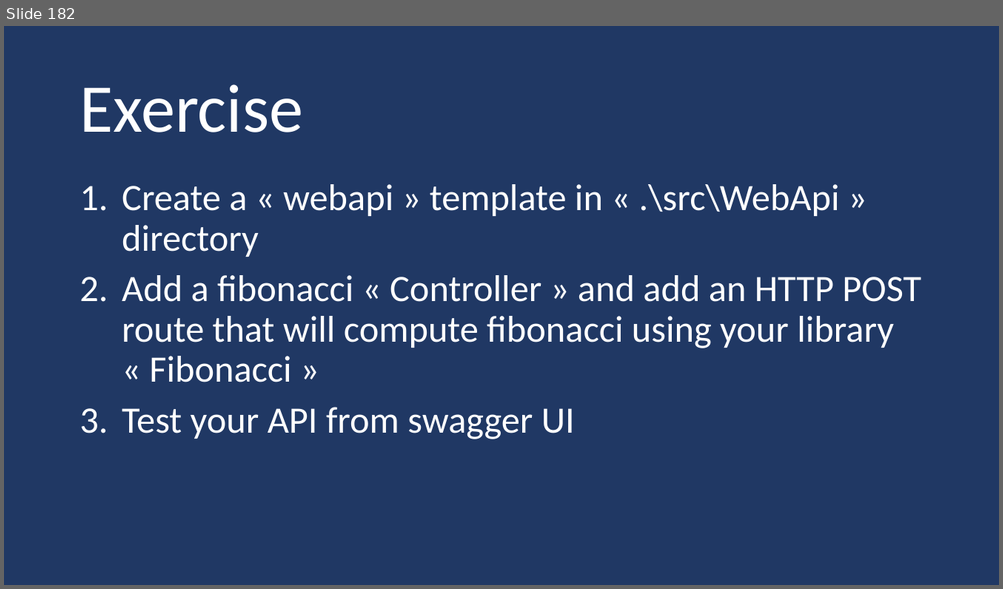
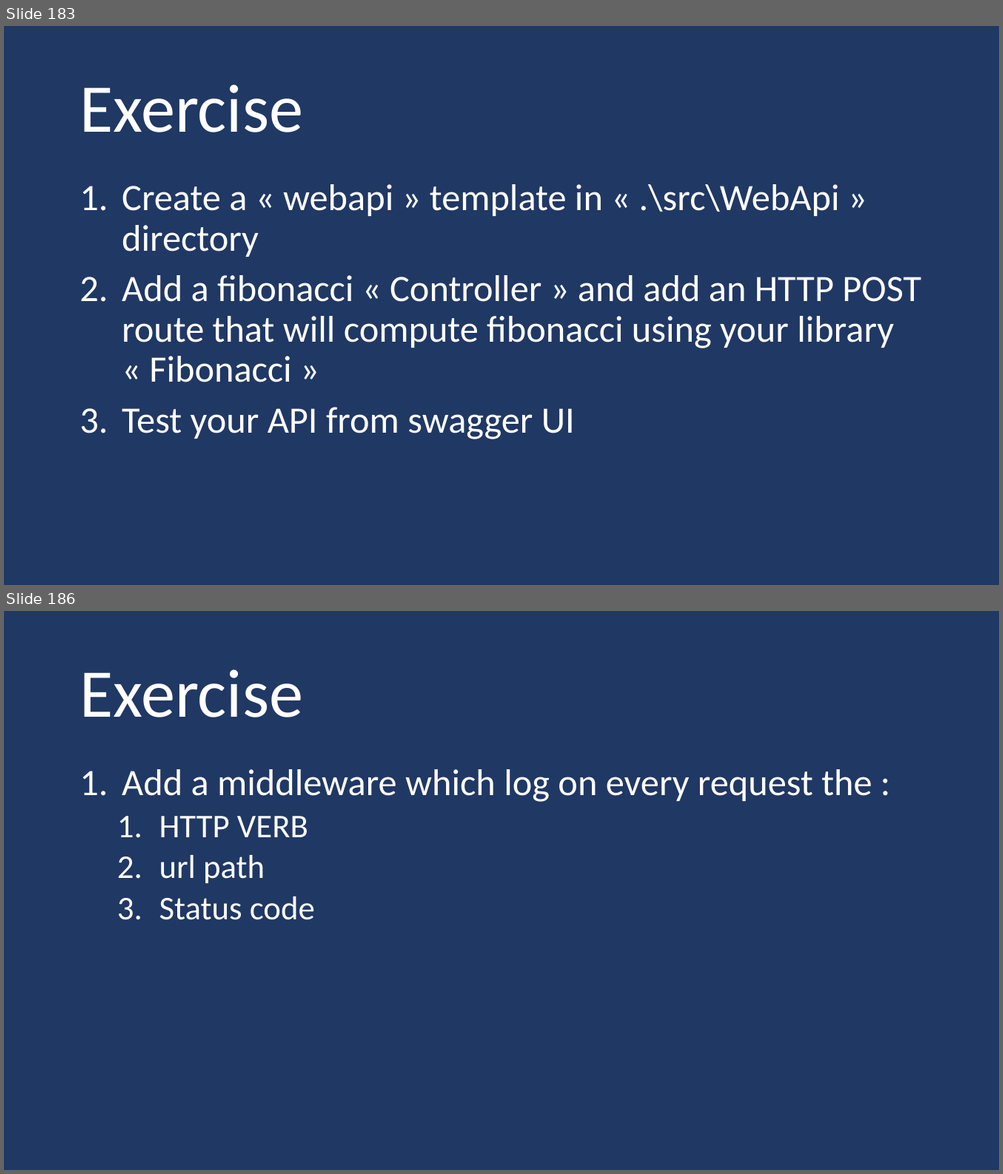
Before and after one commit to guillaume-chervet/course.dotnet, a slide deck: documentations/dotnet.pptx. Shown one above the other, each under a label of ours: slide 182 before the commit, slides 183 and 186 after it; the slides between them are not shown. The pictures are 1003x589 and 1003x1174 pixels, drawn with LibreOffice and Linux fonts; fonts in the diff are those of the drawing. Boxes give left, top, right and bottom in pixels: in the first picture for what was removed or moved away, otherwise in the second. Text is boxed around its words. In the diff, an @@ line names an element or a change of style, - is before the commit and + after.

```diff
--- a/documentations/dotnet.pptx
+++ b/documentations/dotnet.pptx
@@ slide 186 added at [4, 611, 999, 1170], background #203864 @@
@@ title added at [79, 669, 303, 718], 66 pt, text #FFFFFF @@
+Exercise
@@ text added at [122, 769, 871, 920], 36 pt, text #FFFFFF @@
+1. Add a middleware which log on every request the :
+  1. HTTP VERB
+  2. url path
+  3. Status code
@@ what was slide 182 is now slide 183 @@
```
Also in this commit, not shown: 3 other slides added, 10 other files.
